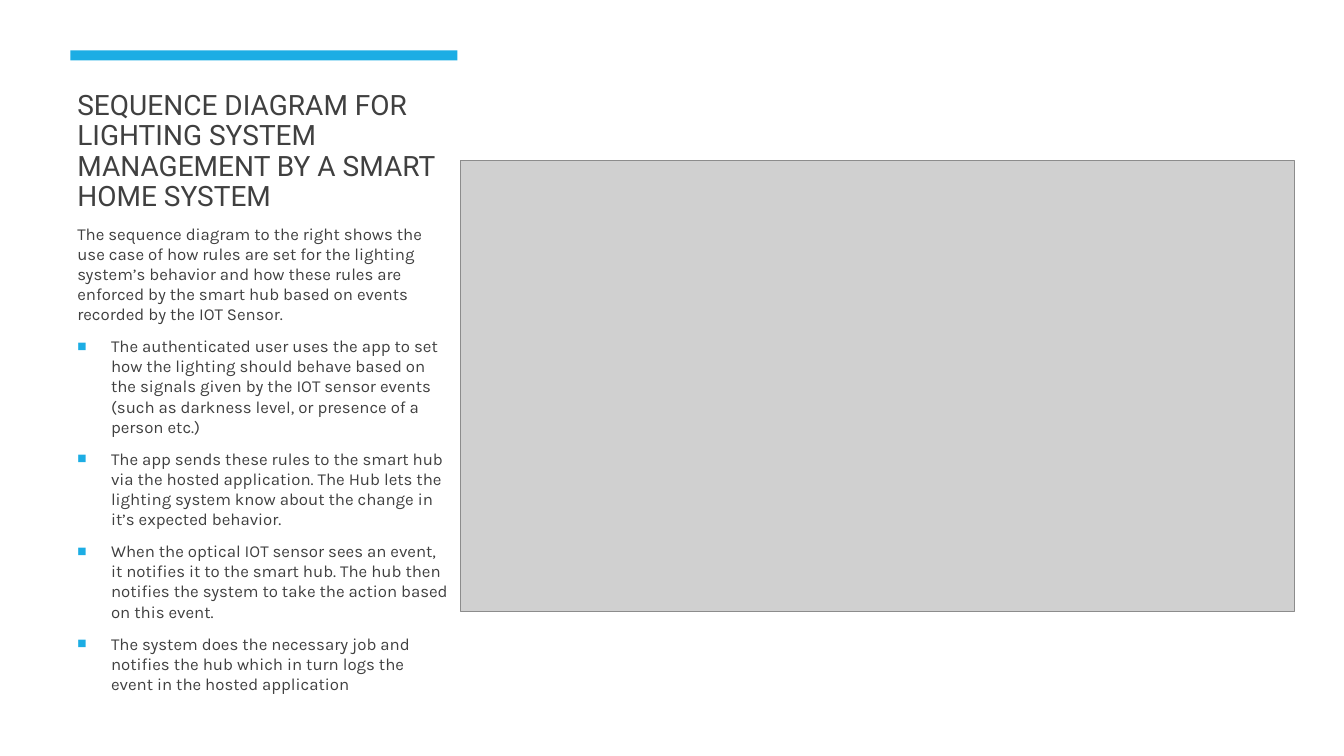
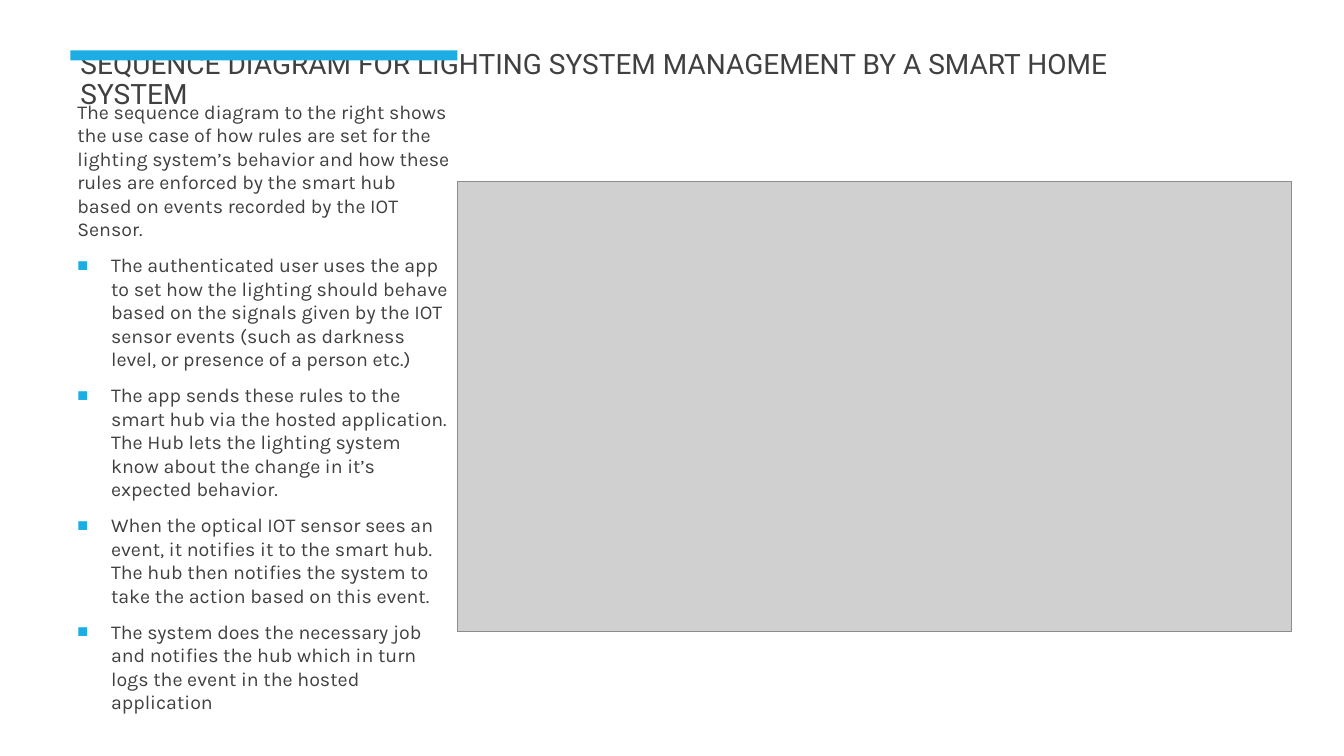
Before and after one commit to Akhilsudh/BITS-Assignment, a slide deck: slide 8 of Semester 2/Software Architecture/Assignment 2/SA-Assignment-2021MT12054.pptx. Drawn at 1344x756 pixels with LibreOffice and Linux fonts; fonts in the diff are those of the drawing; grey boxes stand for pictures. Boxes give left, top, right and bottom in pixels: in the first picture for what was removed or moved away, otherwise in the second. Text is boxed around its words. In the diff, an @@ line names an element or a change of style, - is before the commit and + after.

```diff
--- a/Semester 2/Software Architecture/Assignment 2/SA-Assignment-2021MT12054.pptx
+++ b/Semester 2/Software Architecture/Assignment 2/SA-Assignment-2021MT12054.pptx
@@ title "SEQUENCE DIAGRAM FOR LIGHTING SYSTEM ..." rewrapped from (77, 95, 436, 207) to (80, 48, 1107, 111) @@
@@ text "The sequence diagram to the ...": place and size @@
-text "The sequence diagram to the ..." at (77, 228, 448, 694)
+text "The sequence diagram to the ..." at (77, 101, 450, 714)
@@ text "The sequence diagram to the ..." at (77, 101, 450, 714): size 12 to 14 pt @@
@@ picture: place and size @@
-picture at (461, 161, 1295, 612)
+picture at (458, 181, 1292, 632)
```
Also in this commit, not shown: 5 other slides changed, 1 other file.
